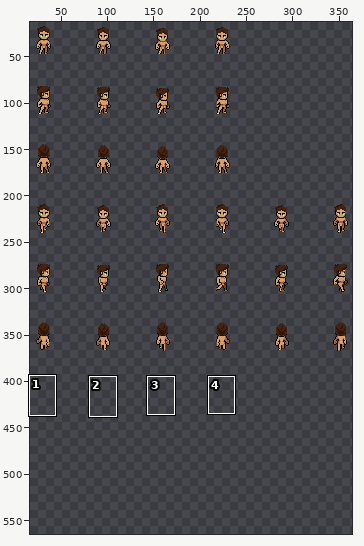
Sprite sheet -- Assets/Textures/Characters/npc_spritesheet.png. Above: a wide view before the commit, with the close-up outlined.
Close-up. Earlier state:
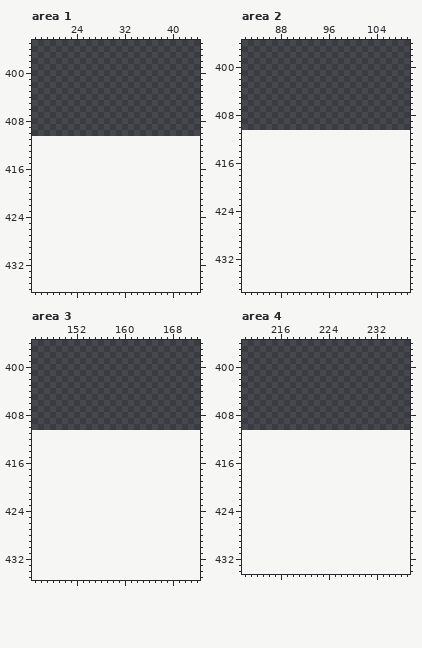
The file is 400x411 pixels. Shown: area 1: x 17..44, y 395..436; area 2: x 82..109, y 396..437; area 3: x 145..172, y 396..435; area 4: x 210..237, y 396..434. The old version is drawn lined up with the new one, on the new canvas. The wide view leaves out empty margins. The commit also changed other parts of the picture, which this record leaves out.
And afterwards:
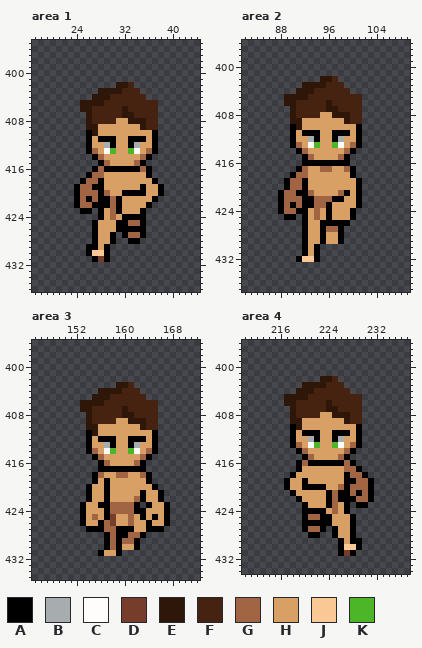
Palette (. is transparent): A #000000  B #a7acae  C #fffcfc  D #763d2b  E #2e1609  F #462310  G #a26543  H #d9a066  J #fac895  K #4cb528
Change:
canvas 400x411 -> 400x576
--- area 1
@@ x 22..40 @@
 401 ...................
-402 ...................
-403 ...................
-404 ...................
-405 ...................
-406 ...................
-407 ...................
-408 ...................
-409 ...................
-410 ...................
-411 ...................
-412 ...................
-413 ...................
-414 ...................
-415 ...................
-416 ...................
-417 ...................
-418 ...................
-419 ...................
-420 ...................
-421 ...................
-422 ...................
-423 ...................
-424 ...................
-425 ...................
-426 ...................
-427 ...................
-428 ...................
-429 ...................
-430 ...................
-431 ...................
+402 .........EEF.......
+403 ......EEEEFFF......
+404 .....EEEFFFFFF.....
+405 ...EEEEFFFFFFFFF...
+406 ...EEFFFFFEFFFFF...
+407 ....EFFFFFEEFFFF...
+408 ....EFFFFHHEEEFF...
+409 ....EEHHHHHHHEFF...
+410 ....AEHHHHHHHHHA...
+411 ....AHAAAHHAAAHA...
+412 ....AHHBAHHABHHA...
+413 ....AGHCKHHKCHGA...
+414 .....AGHHHHHHGA....
+415 ......AGHHHHGA.....
+416 .....AGAAAAAAGA....
+417 ....AGGHHHHHHHA....
+418 ...AGGAHHHHHHHHA...
+419 ..AGGAAHHHHHHAHHA..
+420 ..AGGGAGHHAAAAHHA..
+421 ..AGAGAAGAHHHHHA...
+422 ..AGGAAAGAHHHHA....
+423 ...AA.AHGAHHHA.....
+424 ......AHGHAAAA.....
+425 .....AHHHAAGGA.....
+426 .....AHHHAAAAA.....
+427 .....AHHA.AGGA.....
+428 .....AHHA..AA......
+429 ....AAHA...........
+430 ....AJJA...........
+431 .....ADA...........
 432 ...................
--- area 2
@@ x 86..103 @@
 401 ..................
-402 ..................
-403 ..................
-404 ..................
-405 ..................
-406 ..................
-407 ..................
-408 ..................
-409 ..................
-410 ..................
-411 ..................
-412 ..................
-413 ..................
-414 ..................
-415 ..................
-416 ..................
-417 ..................
-418 ..................
-419 ..................
-420 ..................
-421 ..................
-422 ..................
-423 ..................
-424 ..................
-425 ..................
-426 ..................
-427 ..................
-428 ..................
-429 ..................
-430 ..................
-431 ..................
-432 ..................
+402 .........EEF......
+403 ......EEEEFFF.....
+404 .....EEEFFFFFF....
+405 ...EEEEFFFFFFFFF..
+406 ...EEFFFFFEFFFFF..
+407 ....EFFFFFEEFFFF..
+408 ....EFFFFHHEEEFF..
+409 ....EEHHHHHHHEFF..
+410 ....AEHHHHHHHHHA..
+411 ....AHAAAHHAAAHA..
+412 ....AHHBAHHABHHA..
+413 ....AGHCKHHKCHGA..
+414 .....AGHHHHHHGA...
+415 ......AGHHHHGA....
+416 ......AAAAAAAA....
+417 .....AGHHGGHHGA...
+418 ....AGGHHHHHHHA...
+419 ...AGGAHHHHHHHHA..
+420 ...AGGAHHHHHHHHA..
+421 ..AGGAAGHHHHGAHA..
+422 ..AGGGAAGGGAAHHA..
+423 ..AGAGAAGGAHHHHA..
+424 ..AGGAAHGHAHHHA...
+425 ...AA.AHGHAHHHA...
+426 ......AHHAAAAA....
+427 ......AHHAGGA.....
+428 ......AHHAHHA.....
+429 ......AHHAHHA.....
+430 ......AHA.........
+431 ......AHA.........
+432 .....AJJA.........
 433 ..................
--- area 3
@@ x 151..169 @@
 402 ...................
-403 ...................
-404 ...................
-405 ...................
-406 ...................
-407 ...................
-408 ...................
-409 ...................
-410 ...................
-411 ...................
-412 ...................
-413 ...................
-414 ...................
-415 ...................
-416 ...................
-417 ...................
-418 ...................
-419 ...................
-420 ...................
-421 ...................
-422 ...................
-423 ...................
-424 ...................
-425 ...................
-426 ...................
-427 ...................
-428 ...................
-429 ...................
-430 ...................
-431 ...................
+403 ........EEF........
+404 .....EEEEFFF.......
+405 ....EEEFFFFFF......
+406 ..EEEEFFFFFFFFF....
+407 ..EEFFFFFEFFFFF....
+408 ...EFFFFFEEFFFF....
+409 ...EFFFFHHEEEFF....
+410 ...EEHHHHHHHEFF....
+411 ...AEHHHHHHHHHA....
+412 ...AHAAAHHAAAHA....
+413 ...AHHBAHHABHHA....
+414 ...AGHCKHHKCHGA....
+415 ....AGHHHHHHGA.....
+416 .....AGHHHHGA......
+417 .....AAAAAAAA......
+418 ....AGHHGGHHGA.....
+419 ....AHAHHHHHHA.....
+420 ...AHHAHHHHHHHA....
+421 ...AHHAHHHHHAHHA...
+422 ...AHHAHHHHGAHHA...
+423 ..AHHAAGGGGA.AHHA..
+424 ..AHHHAGGGGAAHHHA..
+425 ..AHGHADHHGHAHAHA..
+426 ..AHHAGDHHGHHAHHA..
+427 ...AAAGGAAAHHAAA...
+428 ......AGAAGGA......
+429 ......AGAGGA.......
+430 ......AGAHHA.......
+431 .....AHHA..........
 432 ...................
--- area 4
@@ x 215..233 @@
 401 ...................
-402 ...................
-403 ...................
-404 ...................
-405 ...................
-406 ...................
-407 ...................
-408 ...................
-409 ...................
-410 ...................
-411 ...................
-412 ...................
-413 ...................
-414 ...................
-415 ...................
-416 ...................
-417 ...................
-418 ...................
-419 ...................
-420 ...................
-421 ...................
-422 ...................
-423 ...................
-424 ...................
-425 ...................
-426 ...................
-427 ...................
-428 ...................
-429 ...................
-430 ...................
-431 ...................
+402 ........EEF........
+403 .....EEEEFFF.......
+404 ....EEEFFFFFF......
+405 ..EEEEFFFFFFFFF....
+406 ..EEFFFFFEFFFFF....
+407 ...EFFFFFEEFFFF....
+408 ...EFFFFHHEEEFF....
+409 ...EEHHHHHHHEFF....
+410 ...AEHHHHHHHHHA....
+411 ...AHAAAHHAAAHA....
+412 ...AHHBAHHABHHA....
+413 ...AGHCKHHKCHGA....
+414 ....AGHHHHHHGA.....
+415 .....AGHHHHGA......
+416 ....AGAAAAAAGA.....
+417 ....AHHHHHHHGGA....
+418 ...AHHHHHHHHAGGA...
+419 ..AHHAHHHHHHAAGGA..
+420 ..AHHAAAAHHGAGGGA..
+421 ...AHHHHHAGAAGAGA..
+422 ....AHHHHAGAAAGGA..
+423 .....AHHHAGHA.AA...
+424 .....AAAAHGHA......
+425 .....AGGAAHHHA.....
+426 .....AAAAAHHHA.....
+427 .....AGGA.AHHA.....
+428 ......AA..AHHA.....
+429 ...........AHAA....
+430 ...........AJJA....
+431 ...........ADA.....
 432 ...................
Changed places in both close-ups, as pixel boxes (x1, y1, x2, y2):
added: (74, 82, 164, 262)
added: (278, 76, 362, 262)
added: (80, 382, 170, 556)
added: (284, 376, 374, 556)
